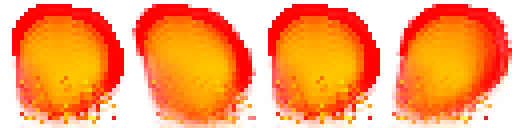
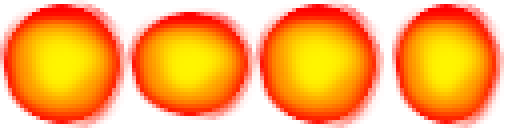
Layer changes from the first 512x128 image to the second:
added layer "Eingefügte Ebene" above "4" over [392, 0, 504, 128]
painted on "4" over [388, 4, 512, 128]
painted on "3" over [256, 0, 384, 128]
painted on "2" over [128, 4, 256, 128]
painted on "1" over [0, 0, 128, 128]
